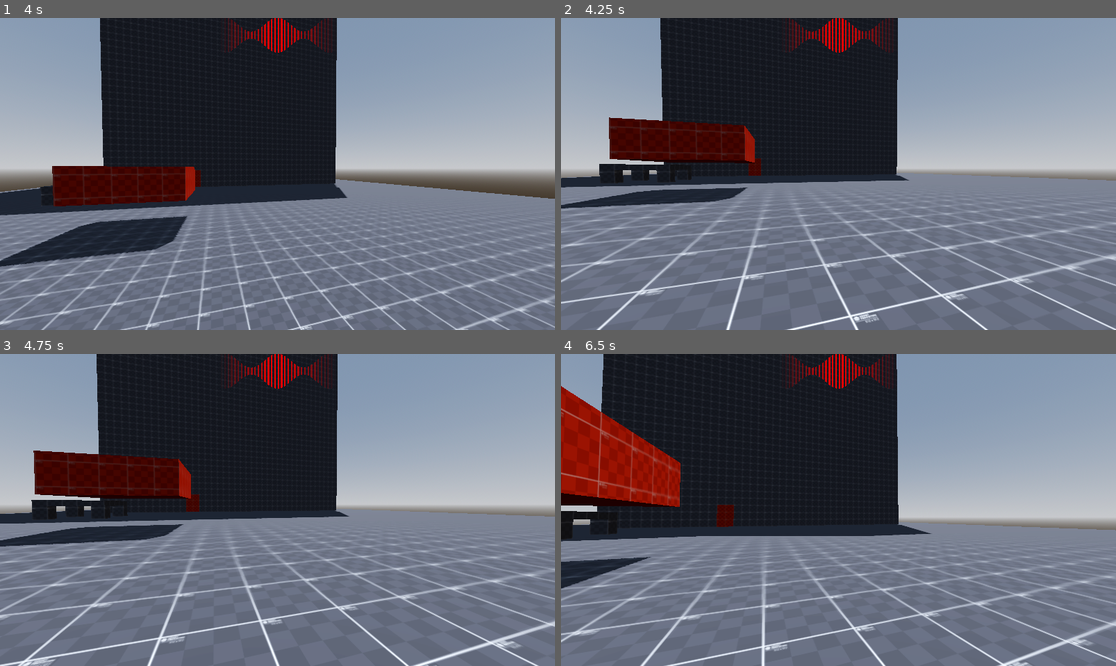
Above: before the commit, frames 1-4 (two rows, left to right).
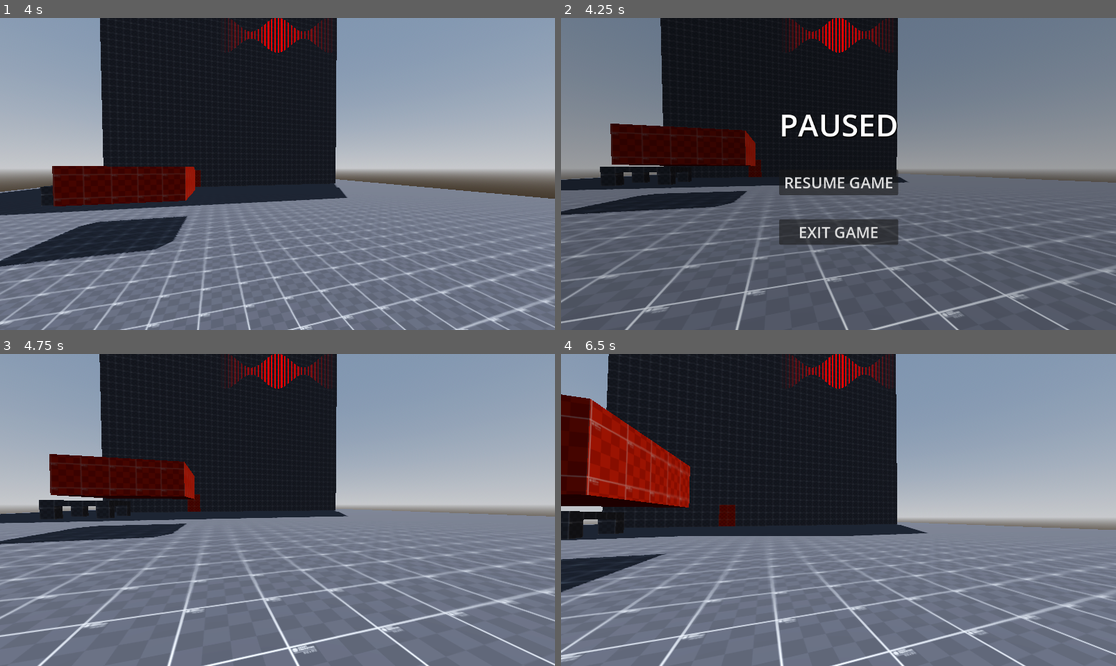
Above: after the commit, the same moments.

Repository: WasteIy/GameOff2025
Game: Godot game, scene res://Scenes/Levels/test_level.tscn
Two runs of this game, one before a commit and one after it. Both use one fixed random seed, a clock stepped at 60 frames per second and the inputs below.
Inputs (mouse positions are in pixels of both pictures, inside the frame that each line leads up to):
- Up to frame 1 (4 s): tap Enter at 0.5 s; move the mouse to (305, 174) at 0.52 s; hold W (move_forward) from 0.53 s (still down); click (305, 174) at 0.67 s; tap Space (jump) at 0.77, 1.52, 3.02, 3.77 s; move the mouse to (249, 174) at 1.27 s; click (249, 174) at 1.42 s; move the mouse to (288, 167) at 2.02 s; click (288, 167) at 2.17 s; move the mouse to (271, 180) at 2.77 s; click (271, 180) at 2.92 s; move the mouse to (316, 177) at 3.52 s; click (316, 177) at 3.67 s
- Up to frame 2 (4.25 s): keep holding W (move_forward); tap Escape (ui_cancel) at 4.15 s
- Up to frame 3 (4.75 s): release W (move_forward) at 4.25 s; click (277, 519) at 4.25 s, where only the run after the commit has a clickable "RESUME GAME"
- Up to frame 4 (6.5 s): tap Space (jump) at 5, 5.27 s; move the mouse to (794, 506) at 5.02 s; hold W (move_forward) from 5.03 s (still down); click (794, 506) at 5.17 s; move the mouse to (844, 510) at 5.77 s; click (844, 510) at 5.92 s

Frame 1 is identical in both runs. In frame 2, 66% of the frame differs, in the area x 0-100%, y 0-100%; in frame 3, 10%; in frame 4, 11%.

Commit message:
Add pause menu

Diff:
--- a/Scenes/Levels/test_level.tscn
+++ b/Scenes/Levels/test_level.tscn
@@ -6,6 +6,7 @@
 [ext_resource type="Script" uid="uid://cdwxlwba2c3qd" path="res://Scenes/colorful_tree.gd" id="2_x4x4f"]
 [ext_resource type="Material" uid="uid://3ub3li5nvjsw" path="res://Assets/Materials/structure_material_green.tres" id="4_x4x4f"]
 [ext_resource type="PackedScene" uid="uid://bl6m5oumql8y4" path="res://Scenes/Player/player.tscn" id="5_npfmg"]
+[ext_resource type="PackedScene" uid="uid://c04kpgoijtm07" path="res://Scenes/UI/Menu/pause_menu.tscn" id="7_x4x4f"]
 
 [sub_resource type="ProceduralSkyMaterial" id="ProceduralSkyMaterial_fjbi6"]
 sky_horizon_color = Color(0.64625, 0.65575, 0.67075, 1)
@@ -200,3 +201,5 @@
 use_collision = true
 size = Vector3(24.439219, 2.1432052, 1.4)
 material = ExtResource("1_db73o")
+
+[node name="Pause Menu" parent="." instance=ExtResource("7_x4x4f")]
--- a/Scenes/UI/Menu/main_menu.tscn
+++ b/Scenes/UI/Menu/main_menu.tscn
@@ -48,12 +48,12 @@
 [node name="Start" type="Button" parent="VBoxContainer"]
 layout_mode = 2
 theme_override_font_sizes/font_size = 32
-text = "INICIAR JOGO"
+text = "START GAME"
 
 [node name="Exit" type="Button" parent="VBoxContainer"]
 layout_mode = 2
 theme_override_font_sizes/font_size = 30
-text = "SAIR DO JOGO"
+text = "EXIT GAME"
 
 [connection signal="pressed" from="VBoxContainer/Start" to="." method="_on_start_pressed"]
 [connection signal="pressed" from="VBoxContainer/Exit" to="." method="_on_exit_pressed"]
--- /dev/null
+++ b/Scenes/UI/Menu/pause_menu.gd
@@ -0,0 +1,26 @@
+extends Control
+
+var pause_toggle = false
+
+func _ready() -> void:
+	self.visible = false
+
+func _input(event):
+	if event.is_action_pressed("ui_cancel"):  # Tecla ESC
+		pause_and_unpause()
+
+func pause_and_unpause():
+	pause_toggle = !pause_toggle
+	get_tree().paused = pause_toggle
+	self.visible = pause_toggle
+
+	if pause_toggle:
+		Input.set_mouse_mode(Input.MOUSE_MODE_VISIBLE)
+	else:
+		Input.set_mouse_mode(Input.MOUSE_MODE_CAPTURED)
+
+func _on_resume_pressed():
+	pause_and_unpause()
+
+func _on_quit_pressed():
+	get_tree().quit()
--- /dev/null
+++ b/Scenes/UI/Menu/pause_menu.tscn
@@ -0,0 +1,62 @@
+[gd_scene load_steps=3 format=3 uid="uid://c04kpgoijtm07"]
+
+[ext_resource type="Script" uid="uid://b86syumjr5sto" path="res://Scenes/UI/Menu/pause_menu.gd" id="1_f6oh5"]
+
+[sub_resource type="LabelSettings" id="LabelSettings_l2hgd"]
+font_size = 64
+shadow_size = 5
+shadow_color = Color(0, 0, 0, 1)
+
+[node name="Pause Menu" type="Control"]
+process_mode = 3
+layout_mode = 3
+anchors_preset = 15
+anchor_right = 1.0
+anchor_bottom = 1.0
+grow_horizontal = 2
+grow_vertical = 2
+script = ExtResource("1_f6oh5")
+
+[node name="ColorRect" type="ColorRect" parent="."]
+layout_mode = 1
+anchors_preset = 15
+anchor_right = 1.0
+anchor_bottom = 1.0
+grow_horizontal = 2
+grow_vertical = 2
+color = Color(0, 0, 0, 0.21960784)
+
+[node name="VBoxContainer" type="VBoxContainer" parent="."]
+layout_mode = 1
+anchors_preset = 8
+anchor_left = 0.5
+anchor_top = 0.5
+anchor_right = 0.5
+anchor_bottom = 0.5
+offset_left = -117.5
+offset_top = -147.0
+offset_right = 117.5
+offset_bottom = 147.0
+grow_horizontal = 2
+grow_vertical = 2
+theme_override_constants/separation = 50
+
+[node name="Label" type="Label" parent="VBoxContainer"]
+layout_mode = 2
+text = "PAUSED"
+label_settings = SubResource("LabelSettings_l2hgd")
+horizontal_alignment = 1
+vertical_alignment = 1
+
+[node name="Resume" type="Button" parent="VBoxContainer"]
+layout_mode = 2
+theme_override_font_sizes/font_size = 32
+text = "RESUME GAME"
+
+[node name="Quit" type="Button" parent="VBoxContainer"]
+layout_mode = 2
+theme_override_font_sizes/font_size = 32
+text = "EXIT GAME"
+
+[connection signal="pressed" from="VBoxContainer/Resume" to="." method="_on_resume_pressed"]
+[connection signal="pressed" from="VBoxContainer/Quit" to="." method="_on_quit_pressed"]
Not shown: 1 places in Scenes/Levels/test_level.tscn that only renumber resources
Not shown, added: Scenes/UI/Menu/pause_menu.gd.uid
